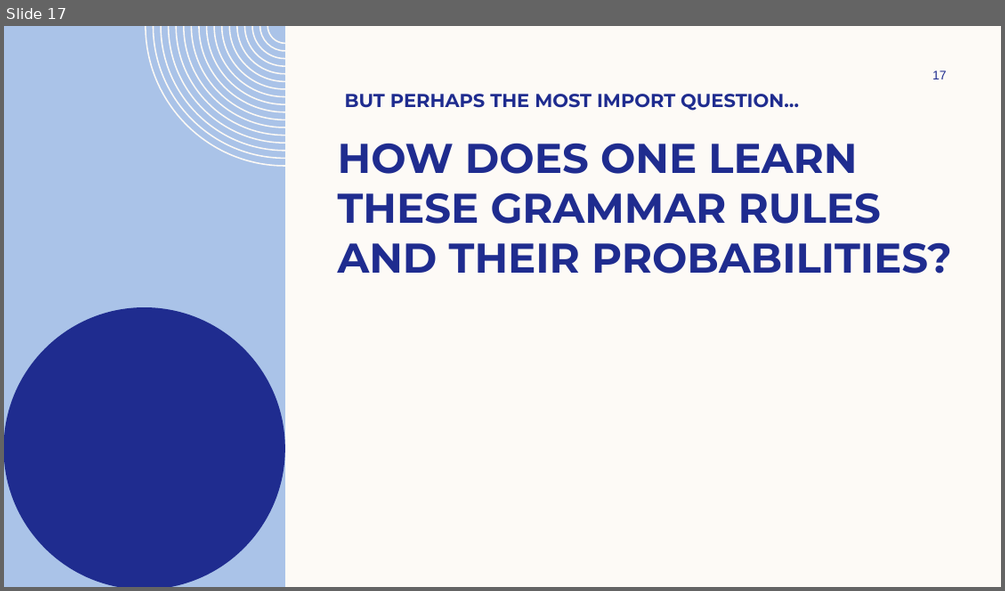
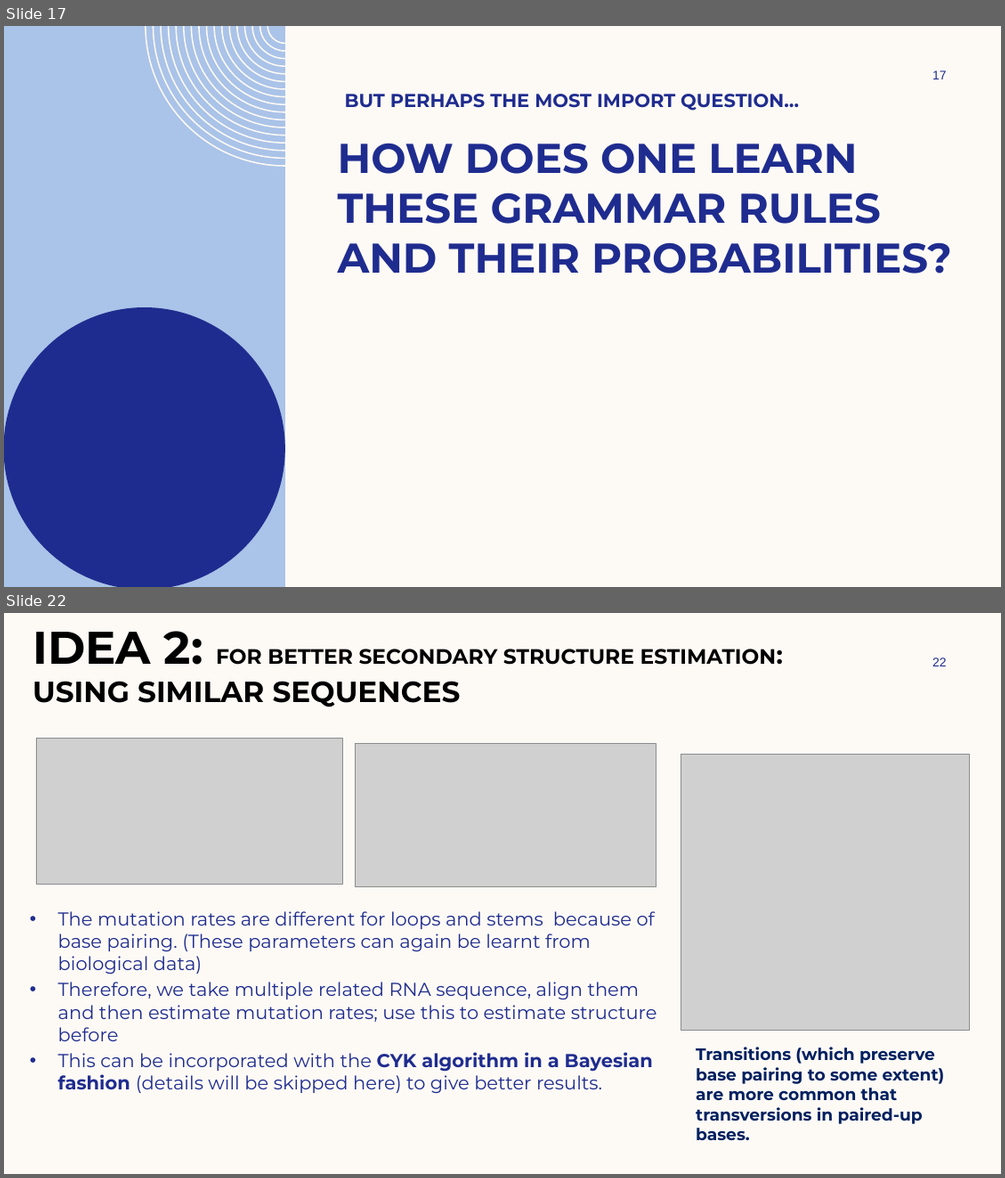
Before and after one commit to Sudhanshu-Sb2002/SCFGs-RNA-structure, a slide deck: RNA Secondary structure prediction using Stochastic context free.pptx. Shown one above the other, each under a label of ours: slide 17 before the commit, slides 17 and 22 after it; the slides between them are not shown. The pictures are 1005x591 and 1005x1178 pixels, drawn with LibreOffice and Linux fonts; fonts in the diff are those of the drawing; grey boxes stand for pictures; background and template pictures are left out. Boxes give left, top, right and bottom in pixels: in the first picture for what was removed or moved away, otherwise in the second. Text is boxed around its words. In the diff, an @@ line names an element or a change of style, - is before the commit and + after.

Commit message:
Mostly done
Long overdue commit.
Base pair frequencies have been estimated
Algorithm works fast
however tiny errors are still there which make me wanna kms

```diff
--- a/RNA Secondary structure prediction using Stochastic context free.pptx
+++ b/RNA Secondary structure prediction using Stochastic context free.pptx
@@ slide 22 added at (x1=4, y1=613, x2=1001, y2=1174), background #FDFAF6 @@
@@ title added at (x1=32, y1=631, x2=777, y2=707), 20 pt, text #000000, bold @@
+IDEA 2: FOR BETTER SECONDARY STRUCTURE ESTIMATION: USING SIMILAR SEQUENCES
@@ page number added at (x1=932, y1=657, x2=947, y2=666), 12 pt, text #1F2C8F @@
+22
@@ picture added at (x1=36, y1=738, x2=343, y2=884) @@
@@ picture added at (x1=356, y1=744, x2=656, y2=887) @@
@@ picture added at (x1=681, y1=755, x2=970, y2=1030) @@
@@ text added at (x1=58, y1=911, x2=657, y2=1093), 18 pt, text #1F2C8F @@
+• The mutation rates are different for loops and stems because of base pairing. (These parameters can again be learnt from biological data)
+• Therefore, we take multiple related RNA sequence, align them and then estimate mutation rates; use this to estimate structure before
+• This can be incorporated with the CYK algorithm in a Bayesian fashion (details will be skipped here) to give better results.
@@ text added at (x1=696, y1=1046, x2=945, y2=1140), 16 pt, text #002060, bold @@
+Transitions (which preserve base pairing to some extent) are more common that transversions in paired-up bases.
```
Also in this commit, not shown: 4 slides changed, 2 other slides added, 6 other files.
